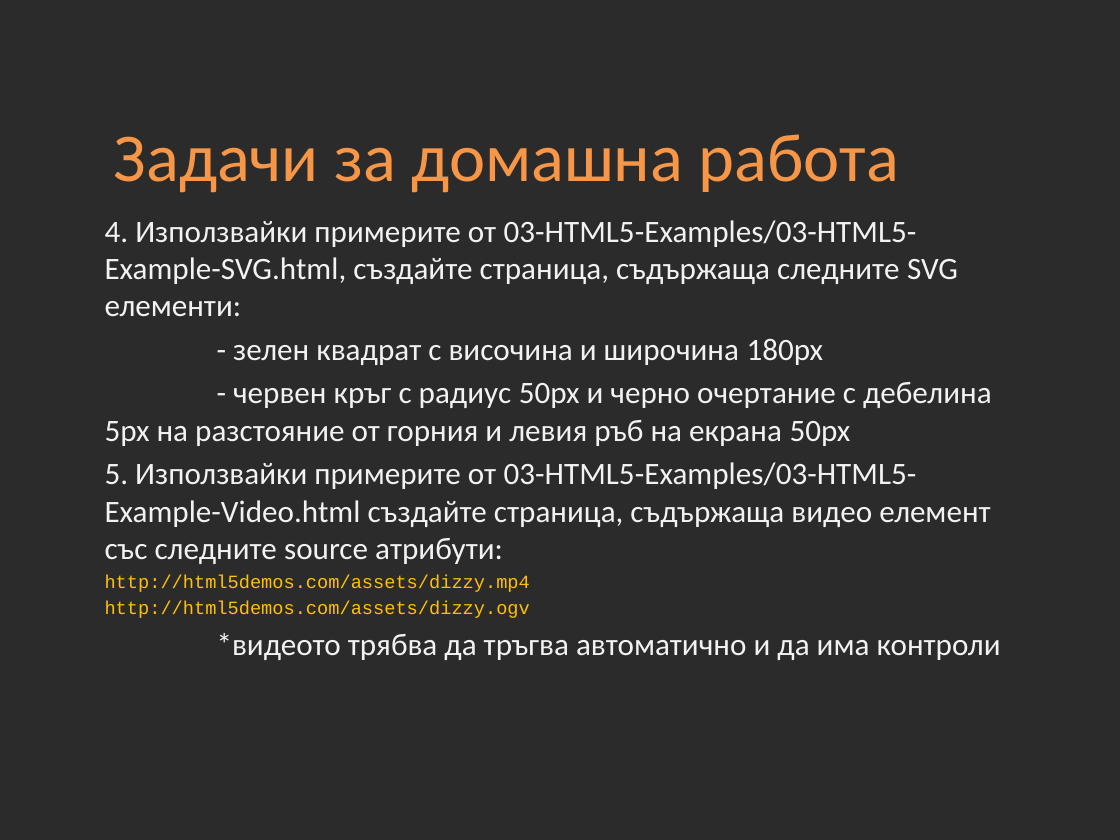
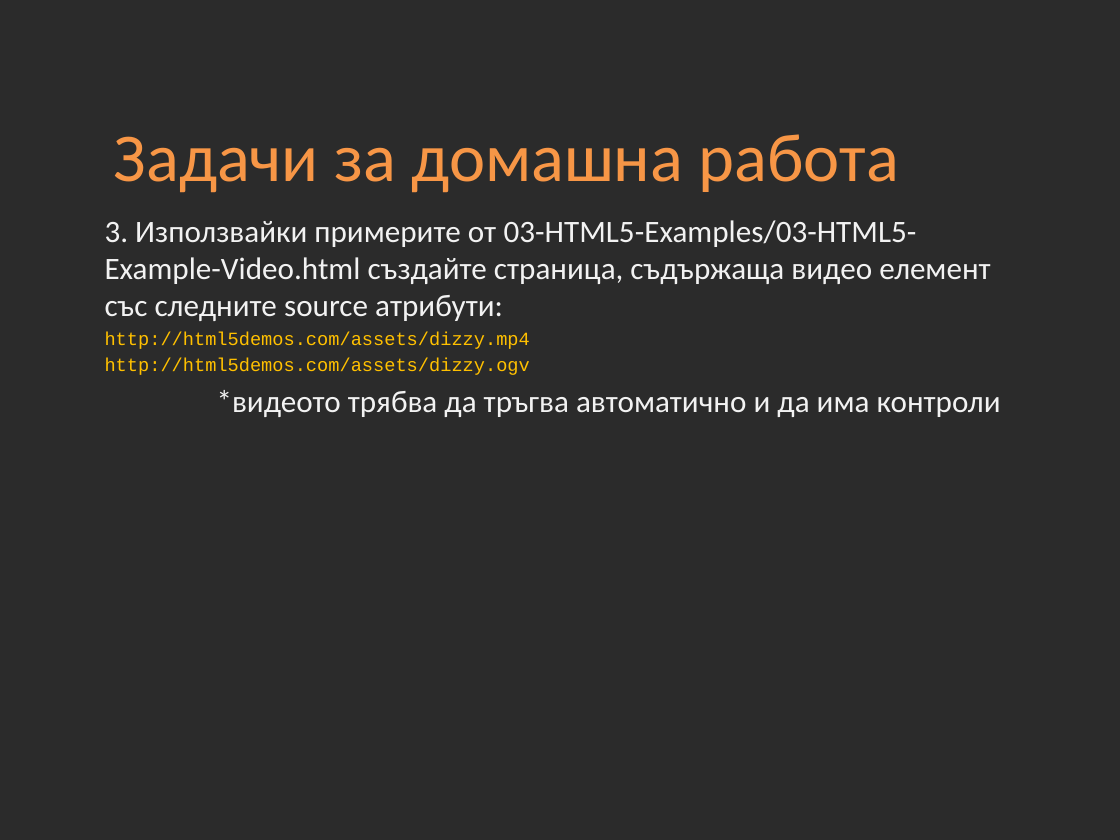
Before and after one commit to Academy-Soft-Intellect/Front-End-Course, a slide deck: slide 34 of 03-HTML5/03-HTML5.pptx (slide 25 before the commit). Drawn at 1120x840 pixels with LibreOffice and Linux fonts; fonts in the diff are those of the drawing; background and template pictures are left out; a plain dark background stands for a picture behind light text. Boxes give left, top, right and bottom in pixels: in the first picture for what was removed or moved away, otherwise in the second. Text is boxed around its words. In the diff, an @@ line names an element or a change of style, - is before the commit and + after.

Commit message:
HTML presentations change

```diff
--- a/03-HTML5/03-HTML5.pptx
+++ b/03-HTML5/03-HTML5.pptx
@@ text at bbox=[105, 220, 990, 321]: text changed @@
-4. Използвайки примерите от 03-HTML5-Examples/03-HTML5-Example-SVG.html, създайте страница, съдържаща следните SVG елементи:
-- зелен квадрат с височина и широчина 180px
-- червен кръг с радиус 50px и черно очертание с дебелина 5px на разстояние от горния и левия ръб на екрана 50px
-5. Използвайки примерите от 03-HTML5-Examples/03-HTML5-Example-Video.html създайте страница, съдържаща видео елемент със следните source атрибути:
+3. Използвайки примерите от 03-HTML5-Examples/03-HTML5-Example-Video.html създайте страница, съдържаща видео елемент със следните source атрибути:
```
Also in this commit, not shown: 8 other slides changed, 11 slides added, 2 slides removed.
